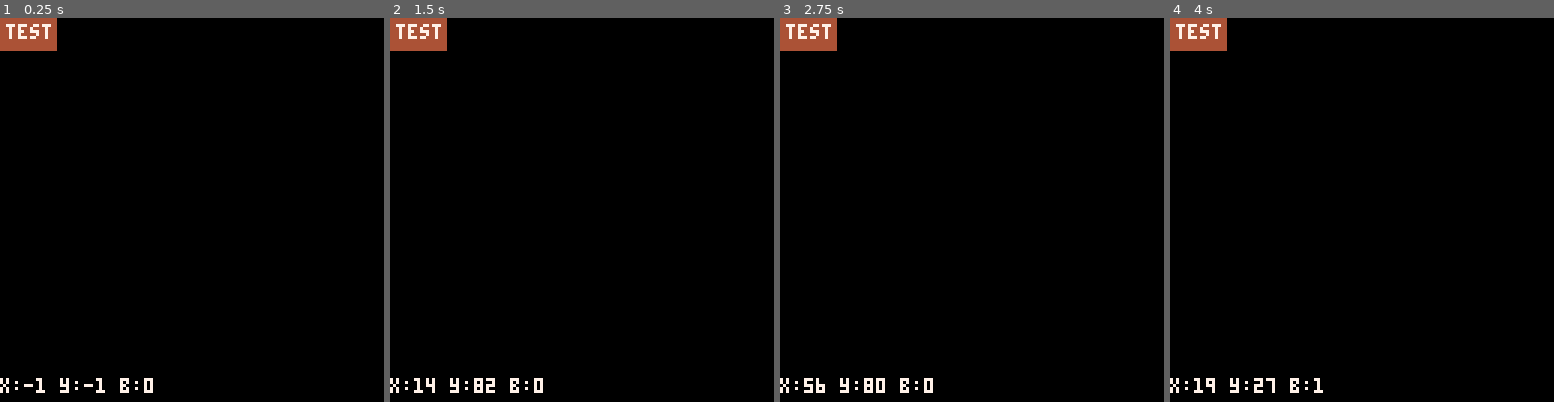
Above: before the commit, frames 1-4 (left to right).
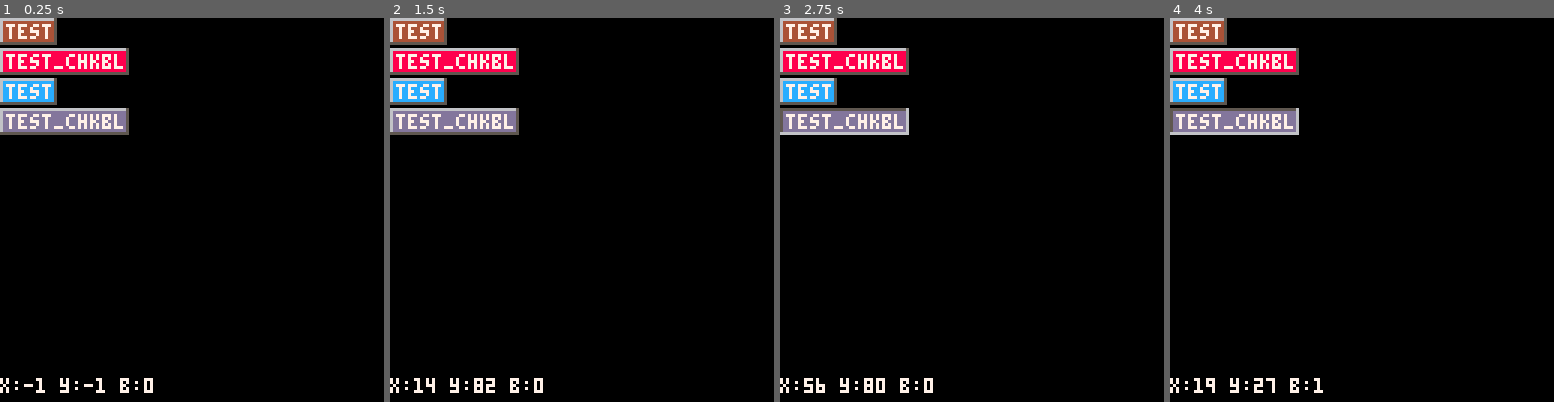
Above: after the commit, the same moments.

Repository: droune2001/nico_pico
Game: PICO-8 cartridge mouse.p8
Same seed, same stepped clock (60 frames per second), same inputs: the game is played once before the commit and once after it.
Inputs (mouse positions are in pixels of both pictures, inside the frame that each line leads up to):
- Up to frame 1 (0.25 s): no input
- Up to frame 2 (1.5 s): click (670, 121) at 0.67 s; click (436, 267) at 1.22 s
- Up to frame 3 (2.75 s): click (887, 114) at 1.77 s; click (952, 259) at 2.32 s
- Up to frame 4 (4 s): click (1404, 106) at 2.87 s; click (1465, 256) at 3.42 s; click (1231, 102) at 3.97 s

The runs differ from the first frame. In frame 1, 6.2% of the frame differs, in the area x 0-34%, y 0-31%; in frame 2, 6.2%; in frame 3, 6.2%; in frame 4, 6.2%.

Commit message:
checkable buttons ok.

Diff:
--- a/mouse.p8
+++ b/mouse.p8
@@ -3,6 +3,12 @@
 __lua__
 -- mouse
 -- droune2001
+
+--[[ todo:
+- checkable buttons
+- sliders
+- spinbox
+]]
 
 mouse = {
  x = 0,
@@ -23,13 +29,13 @@
    else
     this.is_pressed = true
     this.just_pressed = true
-	this.just_released = false
+	   this.just_released = false
    end
   else
    if this.is_pressed then
     this.just_released = true
-	this.just_pressed = false
-	this.is_pressed = false
+	   this.just_pressed = false
+	   this.is_pressed = false
    end
   end
  end,
@@ -48,8 +54,33 @@
 }
 
 buttons = {}
+i_button = {
+  on_mouse_press_event = function(b)
+    if b.chkbl then
+     b.chkd = not b.chkd
+     b.cb(b.chkd)
+    else
+     b.cb()
+    end
+  end,
+  intersects = function(b,mx,my)
+   return mx >= b.x and mx <= b.x+b.w and
+          my >= b.y and my <= b.y+b.h
+  end,
+  draw = function(b)
+   local x1,x2,y1,y2 = b.x,b.x+b.w,b.y,b.y+b.h-2
+   local c1,c2 = b.chkd and 5 or 6,b.chkd and 6 or 5
+   palt(b.c,false)
+   rectfill(x1+1,y1+1,x2-1,y2-1,b.c)
+   line(x1,y1,x2,y1,c1)
+   line(x1,y1,x1,y2,c1)
+   line(x2,y1,x2,y2,c2)
+   line(x1,y2,x2,y2,c2)
+   print(b.t,x1+2,y1+2,7)
+  end
+}
 
-function create_button(tlx,tly,title,color,callback)
+function create_button(tlx,tly,title,color,callback,checkable)
  return {
   x=tlx,
   y=tly,
@@ -57,15 +88,9 @@
   h=2+6+2,
   t=title,
   c=color,
-  cb=callback,
-  intersects = function(this,mx,my)
-   return mx >= this.x and mx <= this.x+this.w and
-          my >= this.y and my <= this.y+this.h
-  end,
-  draw = function(b)
-   rectfill(b.x,b.y,b.w,b.h,b.c)
-   print(b.t,b.x+2,b.y+2,7)
-  end,
+  chkbl=checkable or false,
+  chkd=false,
+  cb=callback
  }
 end
 
@@ -73,26 +98,37 @@
  local mx,my=mouse.x,mouse.y
  if mouse.just_pressed then
   for b in all(buttons) do
-   if b:intersects(mx,my) then
-    b.cb()
+   if i_button.intersects(b,mx,my) then
+    i_button.on_mouse_press_event(b)
    end
   end
  end
+ -- on hover
+ -- on right clik
+ -- on release
 end
 
 function draw_buttons()
  for b in all(buttons) do
-  b:draw()
+  i_button.draw(b)
  end
 end
 
 function on_test_button()
- print("toto",rnd(100),rnd(100),7)
+ print("toto",rnd(100),rnd(100),9)
 end
+
+function on_test_checkable_button(chkd)
+ print("titi chkd:"..(chkd and "true" or "false"),rnd(100),rnd(100),8)
+end
+
 
 function _init()
  mouse.init()
  add(buttons,create_button(0,0,"test",4,on_test_button))
+ add(buttons,create_button(0,10,"test_chkbl",8,on_test_checkable_button,true))
+ add(buttons,create_button(0,20,"test",12,on_test_button))
+ add(buttons,create_button(0,30,"test_chkbl",13,on_test_checkable_button,true))
 end
 
 function _update60()
